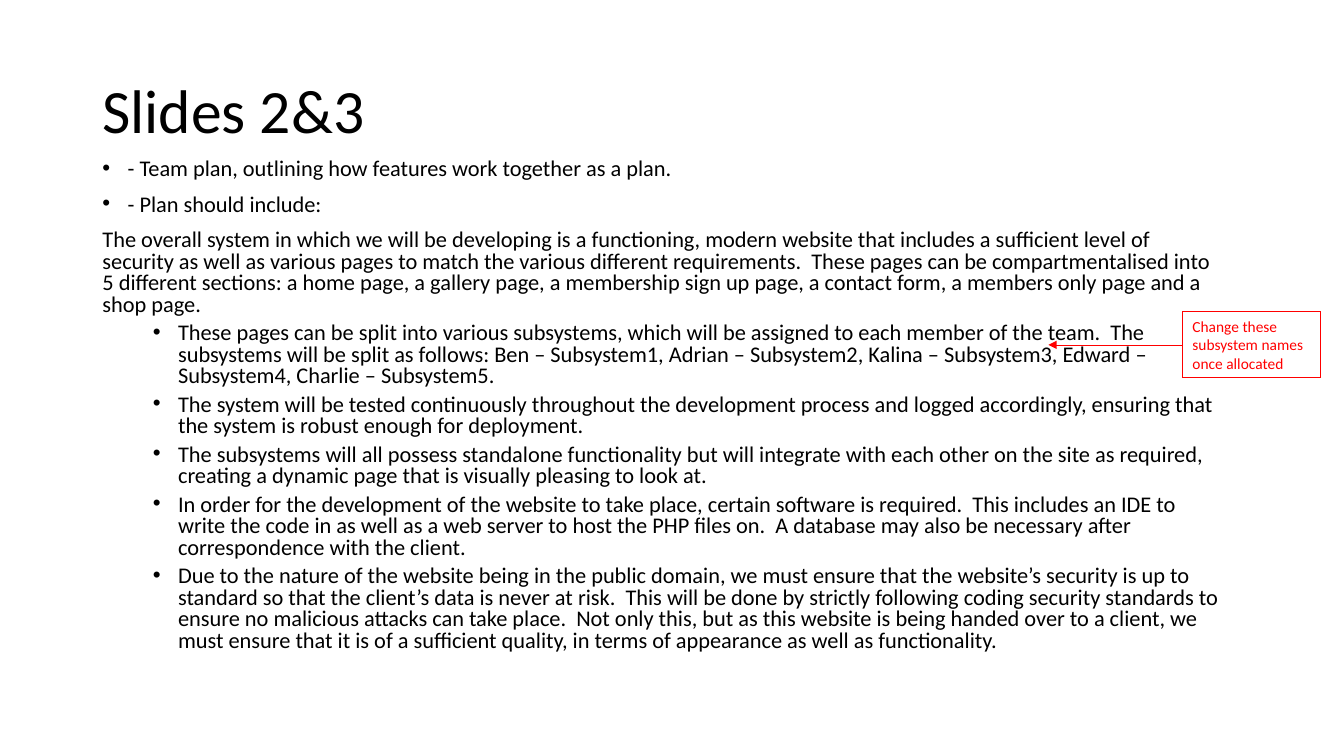
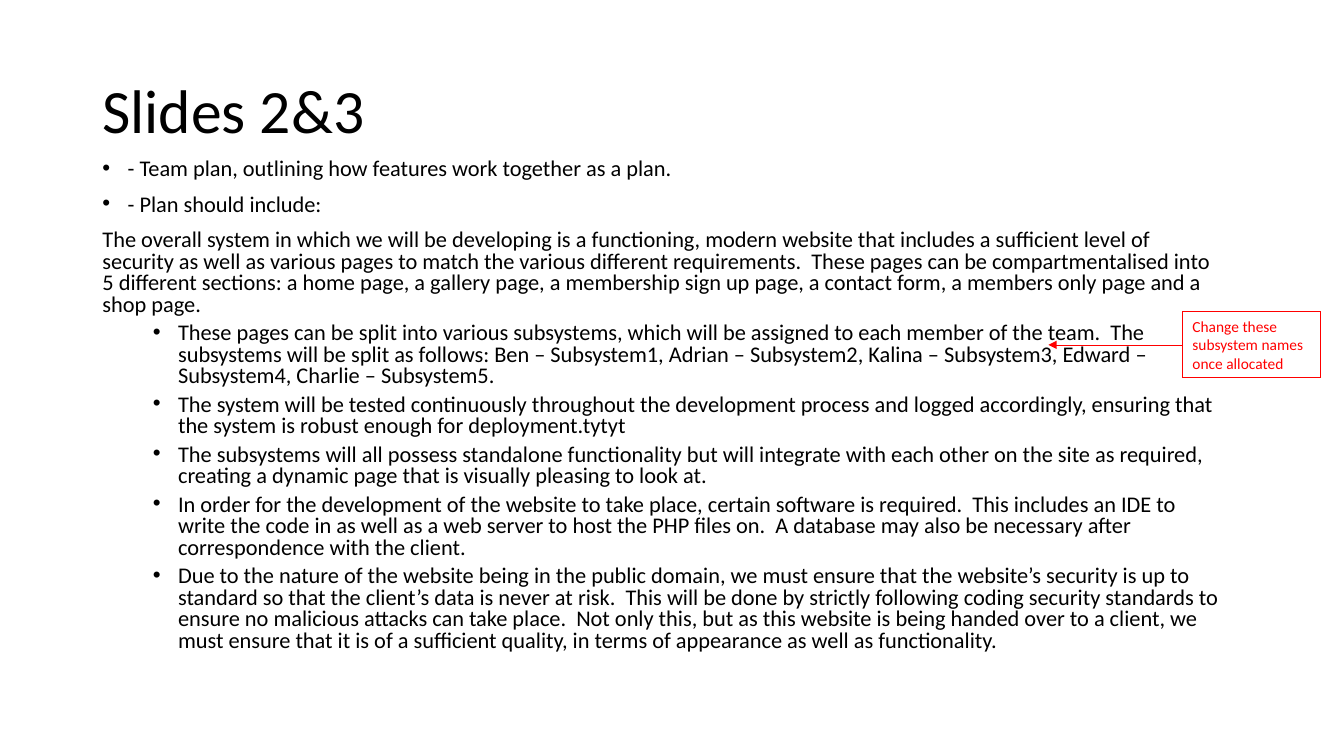
Before and after one commit to benkelly2/KV6002, a slide deck: slide 4 of KV6002_21 TOR Presentation.pptx. Drawn at 1344x756 pixels with LibreOffice and Linux fonts; fonts in the diff are those of the drawing. Boxes give left, top, right and bottom in pixels: in the first picture for what was removed or moved away, otherwise in the second. Text is boxed around its words. In the diff, an @@ line names an element or a change of style, - is before the commit and + after.

```diff
--- a/KV6002_21 TOR Presentation.pptx
+++ b/KV6002_21 TOR Presentation.pptx
@@ text at (x1=178, y1=396, x2=1212, y2=437): text changed @@
-  • The system will be tested continuously throughout the development process and logged accordingly, ensuring that the system is robust enough for deployment.
+  • The system will be tested continuously throughout the development process and logged accordingly, ensuring that the system is robust enough for deployment.tytyt
```
